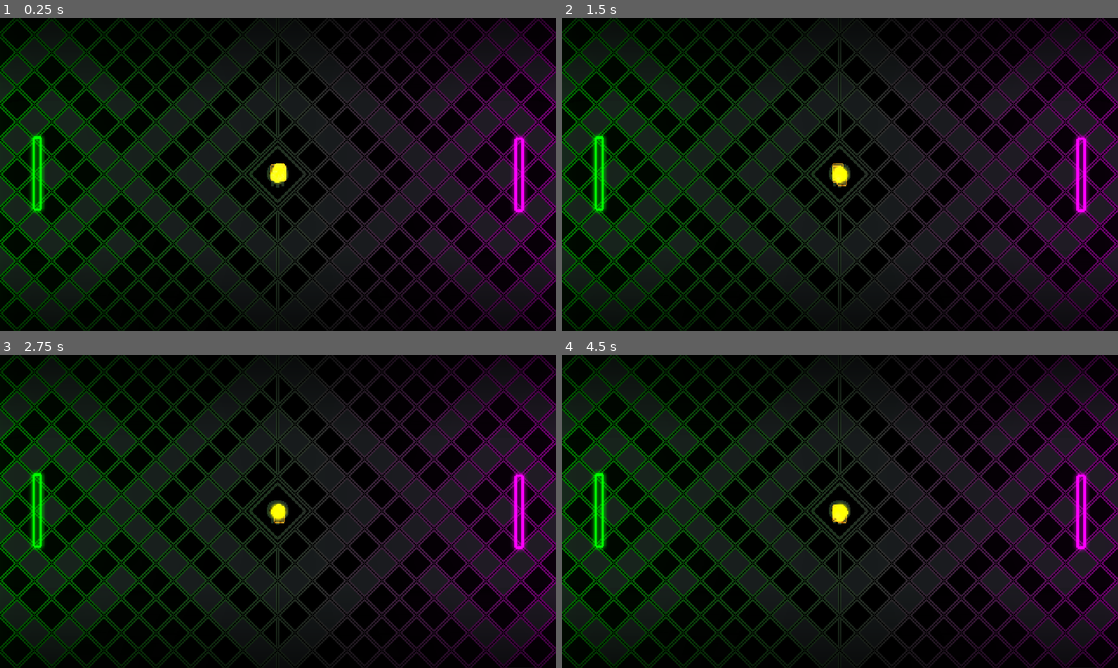
Above: before the commit, frames 1-4 (two rows, left to right).
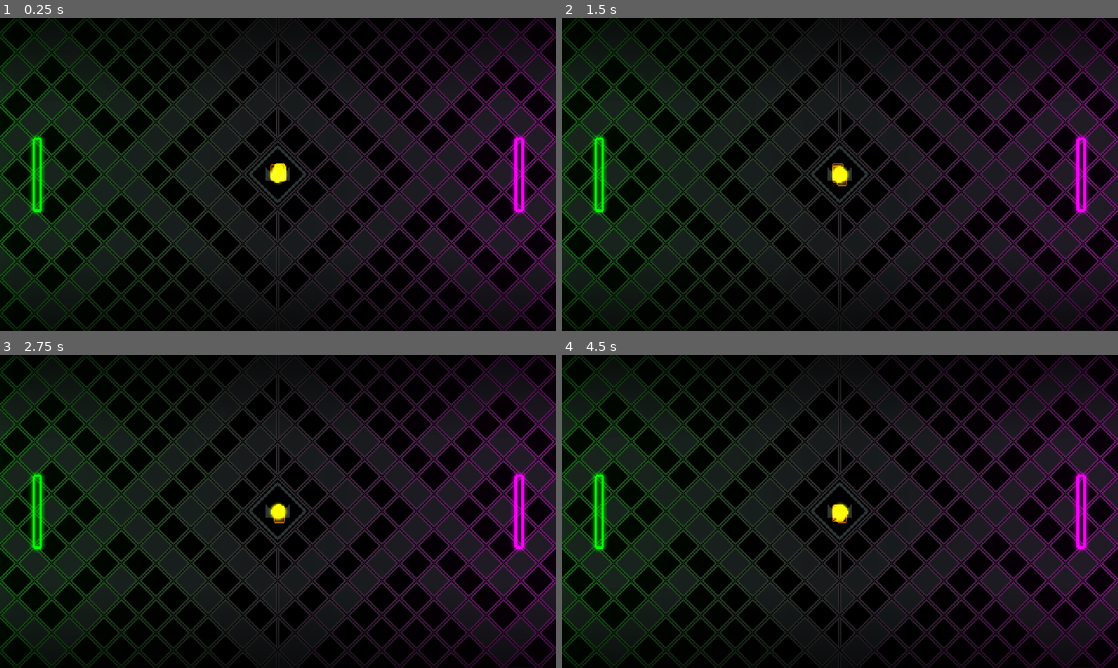
Above: after the commit, the same moments.

Repository: adatechschool/spin-spong
Game: Godot game, scene res://scenes/Pong.tscn
The game is run twice, just before and just after one commit, with the same random seed, the same clock (stepped at 60 frames per second) and the same inputs.
Inputs:
- Up to frame 1 (0.25 s): no input
- Up to frame 2 (1.5 s): tap Enter (ui_accept) at 0.5, 0.77, 1.25 s; hold R 0.53-1.28 s; tap R at 1.35 s
- Up to frame 3 (2.75 s): tap Enter (ui_accept) at 1.52 s; hold R from 2.03 s (still down)
- Up to frame 4 (4.5 s): tap Enter (ui_accept) at 2.75, 3.02, 3.5, 3.77, 4.25 s; release R at 2.78 s; tap R at 2.85, 4.35 s; hold R 3.53-4.28 s

The runs differ from the first frame. In frame 1, 0.4% of the frame differs, in the area x 3-53%, y 28-63%; in frame 2, 0.4%; in frame 3, 0.4%; in frame 4, 0.4%.

Commit message:
Update background

Diff:
--- a/scenes/Pong.tscn
+++ b/scenes/Pong.tscn
@@ -13,7 +13,8 @@
 [node name="Paddles" type="Node" parent="."]
 
 [node name="PaddleAdriel" parent="Paddles" instance=ExtResource( 5 )]
-position = Vector2( 32, 134 )
+position = Vector2( 32, 135 )
+continuous_cd = 2
 rotation_direction = -1
 up = "luc_goes_up"
 down = "luc_goes_down"
@@ -21,6 +22,7 @@
 
 [node name="PaddleLuc" parent="Paddles" instance=ExtResource( 5 )]
 position = Vector2( 448, 135 )
+continuous_cd = 2
 up = "adriel_goes_up"
 down = "adriel_goes_down"
 color = Color( 1, 0, 1, 1 )
--- a/scenes/RetroBackground.tscn
+++ b/scenes/RetroBackground.tscn
@@ -1,12 +1,18 @@
-[gd_scene load_steps=4 format=2]
+[gd_scene load_steps=5 format=2]
 
 [ext_resource path="res://sprites/background_overlay.png" type="Texture" id=1]
 [ext_resource path="res://sprites/background.png" type="Texture" id=2]
 [ext_resource path="res://scripts/RetroBackground.gd" type="Script" id=3]
+[ext_resource path="res://sprites/gradient.png" type="Texture" id=4]
 
 [node name="RetroBackground" type="CanvasLayer"]
 layer = -100
 script = ExtResource( 3 )
+
+[node name="Gradient" type="Sprite" parent="."]
+texture = ExtResource( 4 )
+centered = false
+offset = Vector2( -240, 0 )
 
 [node name="Background" type="Sprite" parent="."]
 texture = ExtResource( 2 )
--- a/scripts/RetroBackground.gd
+++ b/scripts/RetroBackground.gd
@@ -7,7 +7,8 @@
 func _process(delta):
 	$Background.position = \
 		$Background.position.linear_interpolate(target, delta * speed)
+	$Gradient.position = - $Background.position
 
 
 func display_score(coeff: float):
-	target = Vector2(coeff * get_tree().root.size.x / 2, 0)
+	target = - Vector2(coeff * get_tree().root.size.x / 2, 0)
Binary file changed: sprites/background.png
Binary file added: sprites/gradient.png
